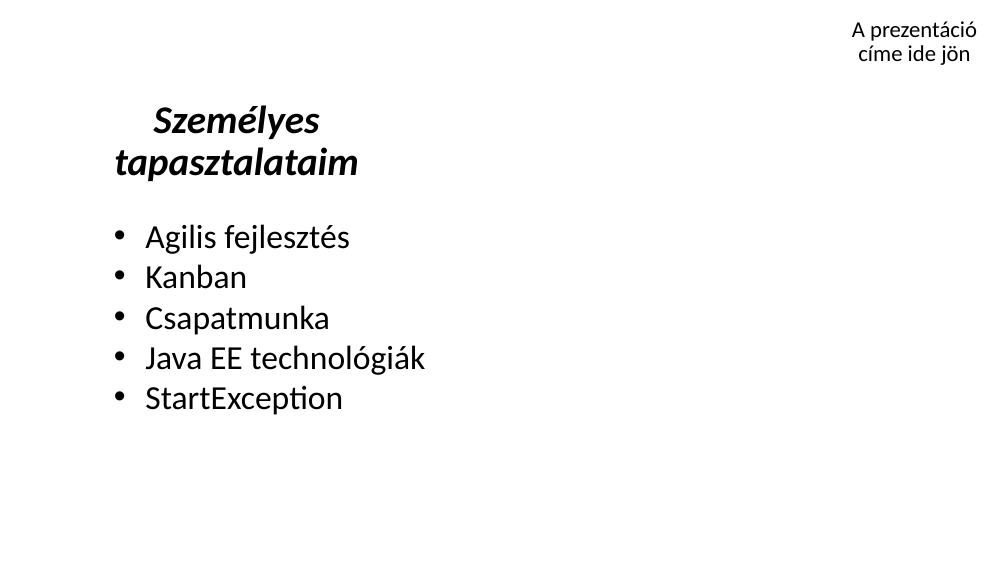
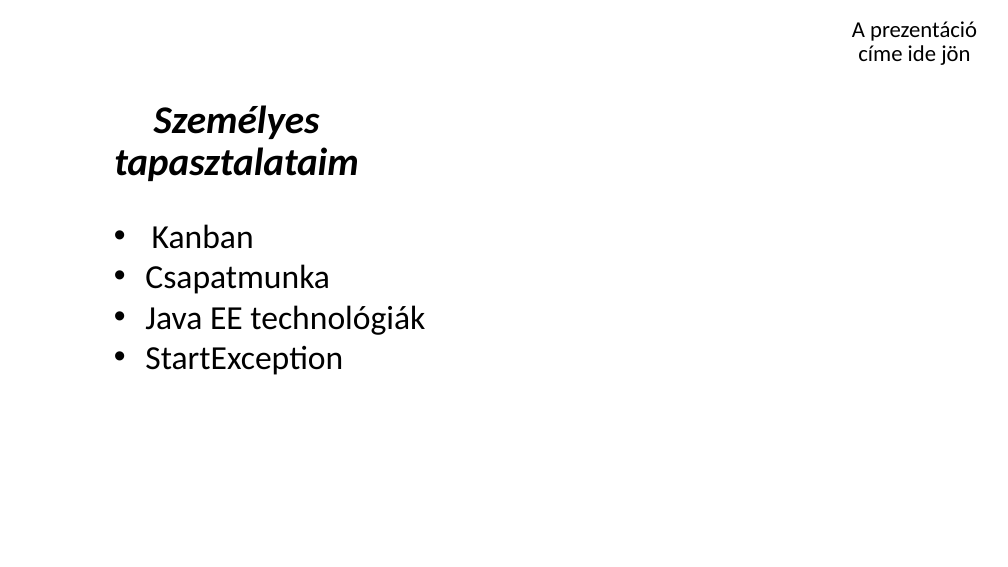
Before and after one commit to schonherz-java-ee-2016-spring/sandbox, a slide deck: slide 7 of Iványi-Nagy Gábor/ivanyi_nagy_gabor.pttx.pptx. Drawn at 1008x567 pixels with LibreOffice and Linux fonts; fonts in the diff are those of the drawing; background and template pictures are left out. Boxes give left, top, right and bottom in pixels: in the first picture for what was removed or moved away, otherwise in the second. Text is boxed around its words. In the diff, an @@ line names an element or a change of style, - is before the commit and + after.

```diff
--- a/Iványi-Nagy Gábor/ivanyi_nagy_gabor.pttx.pptx
+++ b/Iványi-Nagy Gábor/ivanyi_nagy_gabor.pttx.pptx
@@ text at (x1=145, y1=224, x2=349, y2=254): paragraph removed @@
-• Agilis fejlesztés
@@ text at (x1=152, y1=224, x2=254, y2=249): indent changed @@
```
Also in this commit, not shown: 2 other slides changed.
